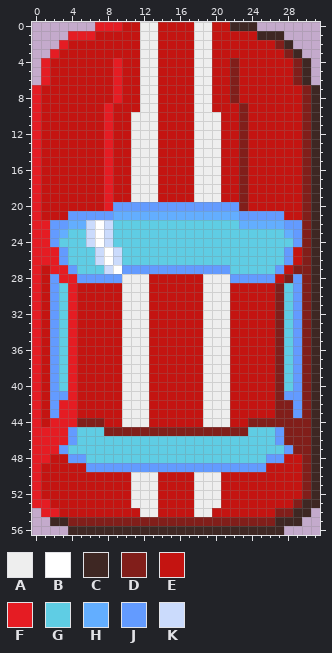
Two states of a pixel-art file, core/assets-src/sprites/vehicles/red.ase. This is how it looked before the edit.
32x57 pixels, 1 frame.
Palette (. is transparent): A #eeeeee  B #ffffff  C #3e2723  D #811e1a  E #c41411  F #e51c23  G #5fcde4  H #63aeff  J #639bff  K #cbdbfc
New version:
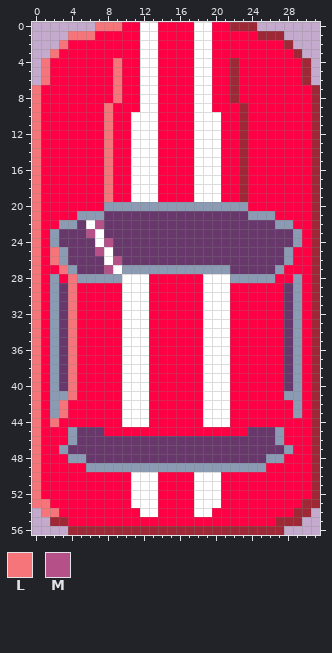
Colours new in this view: L #f6757a  M #b55088
What changed:
Colour C changes from #3e2723 to #9e2835.
Colour E changes from #c41411 to #ff0044.
Colour G changes from #5fcde4 to #68386c.
Colour J changes from #639bff to #8b9bb4.
Colour A becomes colour B in rows 0 to 9 at x 12 to 13 and 18 to 19; in rows 10 to 19 at x 11 to 13 and 18 to 20; in rows 28 to 44 at x 10 to 12 and 19 to 21; in rows 50 to 53 at x 11 to 13 and 18 to 20; in row 54 at x 12 to 13 and 18 to 19.
Colour K becomes colour B in row 22 at x 6.
Colour D becomes colour C in rows 4 to 8 at x 22; in rows 9 to 19 at x 23.
Colour D becomes colour E in row 2 at x 27; in row 3 at x 28; in rows 4 to 6 at x 29; in rows 7 to 26 at x 30; in row 27 at x 29 to 30; in row 28 at x 28 and 30.
Colour D becomes colour E in rows 29 to 41 at x 27 and 30; in rows 42 to 43 at x 27 to 28 and 30; in row 44 at x 5 to 7 and 24 to 30; in row 45 at x 8 to 23 and 28 to 30; in row 46 at x 28 to 30; in row 47 at x 29 to 30.
Colour D becomes colour E in rows 48 to 52 at x 30; in row 53 at x 29; in row 54 at x 27 to 28; in row 55 at x 4 to 26.
Colour F becomes colour E in rows 22 to 26 at x 1; in row 27 at x 2; in row 28 at x 3; in rows 42 to 43 at x 4; in row 44 at x 3 to 4; in rows 45 to 46 at x 1 to 3.
Colour F becomes colour E in row 47 at x 1 to 2; in row 48 at x 1.
Colour J becomes colour E in row 21 at x 4 and 27; in row 22 at x 2 and 29.
Colour H becomes colour G in row 21 at x 9 to 22; in row 22 at x 5 and 23 to 26; in row 23 at x 3 and 28.
Colour J becomes colour G in row 21 at x 8 and 23.
Colour K becomes colour G in rows 22 to 23 at x 8; in row 24 at x 6; in row 25 at x 9; in row 26 at x 7.
Colour D becomes colour J in row 20 at x 23.
Colour F becomes colour J in row 20 at x 8.
Colour H becomes colour J in row 22 at x 4 and 27.
Colour F becomes colour L in row 0 at x 7 to 9; in row 1 at x 4 to 6; in row 2 at x 3; in row 3 at x 2; in rows 4 to 6 at x 1 and 9; in rows 7 to 8 at x 0 and 9.
Colour F becomes colour L in rows 9 to 19 at x 0 and 8; in rows 20 to 24 at x 0; in rows 25 to 26 at x 0 and 2; in row 27 at x 0 and 3; in rows 28 to 41 at x 0 and 4; in rows 42 to 43 at x 0 and 3.
Colour F becomes colour L in row 44 at x 0 and 2; in rows 45 to 52 at x 0; in row 53 at x 0 to 1; in row 54 at x 1 to 2.
Colour B becomes colour M in row 22 at x 7.
Colour K becomes colour M in row 23 at x 6; in row 24 at x 8; in row 25 at x 7; in row 26 at x 9; in row 27 at x 8.
Where, in picture pixels (left, top, right, bottom), the same in both pictures:
changed: (32, 22, 320, 535)
